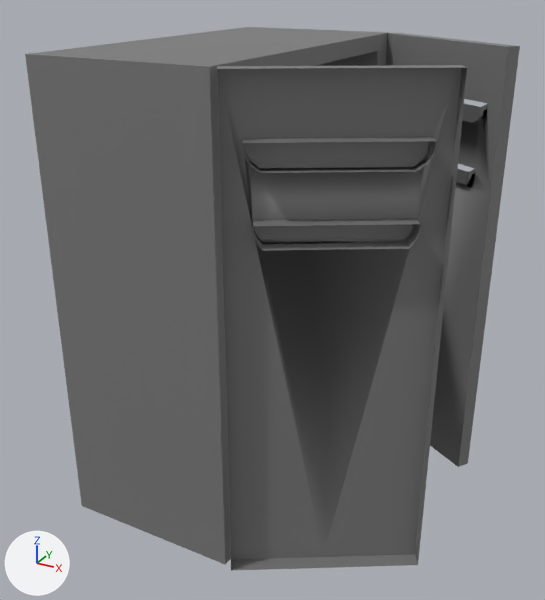
Renders of the FBX model Assets/Resources/furniture/locker/locker.fbx from each side of a commit.
Before and after are seen from a 50 mm camera at (3.65, -5.94, 2.68) aimed at (0.5, -0.21, -0.18). The axes (+X, +Y, +Z) are drawn at lower left. The lights are the same throughout. Where no turn or scale is listed for an object, it has been applied to the vertices. Vertices at the same position are counted once.

The scene before the commit, as lines of its bpy script (objects in view):
```python
me_cube_009 = bpy.data.meshes.new('Cube.009')
me_cube_009.from_pydata(...)  # 86 vertices, 56 faces; spans x -0.98..0.49, y -1.66..-0.71, z -2.09..2.09
me_cube_009.materials.append(mat_locker)  # grey #7a7a7a
me_cube_011 = bpy.data.meshes.new('Cube.011')
me_cube_011.from_pydata(...)  # 88 vertices, 58 faces; spans x 0.75..0.96, y 0.0..1.63, z -2.09..2.09
me_cube_011.materials.append(mat_locker)  # grey #7a7a7a
me_cube_023 = bpy.data.meshes.new('Cube.023')
me_cube_023.from_pydata(...)  # 52 vertices, 49 faces; spans x -0.82..0.82, y -1.64..1.64, z -2.09..2.09
me_cube_023.materials.append(mat_locker)  # grey #7a7a7a
ob_locker = bpy.data.objects.new('locker', me_cube_023)
ob_locker.location = (0.0, 0.0, 0.0)
ob_locker_door_left = bpy.data.objects.new('locker-door.left', me_cube_009)
ob_locker_door_left.location = (1.81, -0.02, 0.0)
ob_locker_door_right = bpy.data.objects.new('locker-door.right', me_cube_011)
ob_locker_door_right.location = (1.77, 0.02, 0.0)
ob_locker_door_right.rotation_euler = (0.0, 0.0, 1.015)  # degrees (0, 0, 58)
```
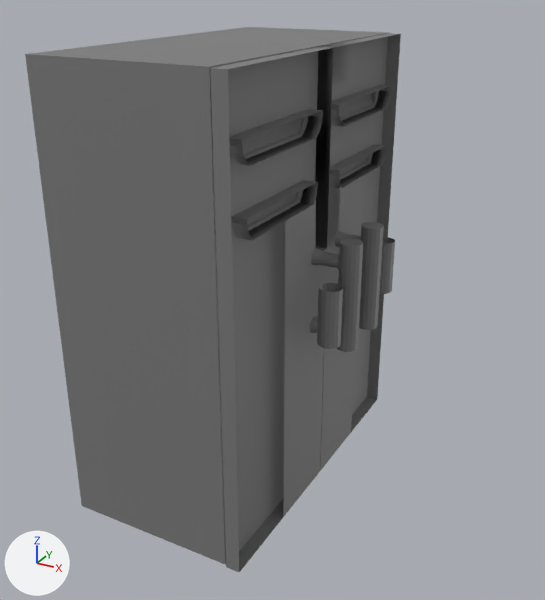
Where the newer file only moved an object's origin or applied its transform, the numbers keep the older frame.

The change, as a diff of the scene's bpy script:
```diff
--- a/Assets/Resources/furniture/locker/locker.fbx.py
+++ b/Assets/Resources/furniture/locker/locker.fbx.py
@@ me_cube_011 @@
 # used by ob_locker_door_right; location = (1.77, 0.02, 0.0); rotation_euler = (0.0, 0.0, 1.015), in degrees (0, 0, 58)
-me_cube_011.from_pydata(...)  # 88 vertices, 58 faces; spans x 0.75..0.96, y 0.0..1.63, z -2.09..2.09
+me_cube_011.from_pydata(...)  # 360 vertices, 310 faces; spans x -3.83..159.52, y -208.78..208.78, z 76.12..140.34
+# me_cube_011 part 1: 88 vertices removed from x 0.75..0.96, y 0.0..1.63, z -2.09..2.09; 360 vertices added at x -3.83..159.52, y -208.78..208.78, z 76.12..140.34
 me_cube_011.materials.append(mat_locker)
@@ me_cube_009_1 @@
+me_cube_009_1.from_pydata(...)  # 32 vertices, 16 faces; spans x 1.205..1.405, y -0.372..-0.172, z -0.241..0.277
+me_cube_009_1.materials.append(mat_locker)  # grey #7a7a7a
@@ me_cube_023_1 @@
+me_cube_023_1.from_pydata(...)  # 32 vertices, 16 faces; spans x 1.202..1.402, y 0.11..0.308, z -0.228..0.29
+me_cube_023_1.materials.append(mat_locker)  # grey #7a7a7a
@@ me_cube_012 @@
+me_cube_012.from_pydata(...)  # 360 vertices, 310 faces; spans x 0.76..1.4, y -1.67..-0.03, z -2.09..2.09
+me_cube_012.materials.append(mat_locker)  # grey #7a7a7a
@@ ob_locker_door_left @@
-ob_locker_door_left = bpy.data.objects.new('locker-door.left', me_cube_009)
-ob_locker_door_left.location = (1.81, -0.02, 0.0)
@@ ob_locker_door_right @@
 ob_locker_door_right = bpy.data.objects.new('locker-door.right', me_cube_011)
-ob_locker_door_right.location = (1.77, 0.02, 0.0)
-ob_locker_door_right.rotation_euler = (0.0, 0.0, 1.015)  # degrees (0, 0, 58)
+ob_locker_door_right.location = (0.0, 0.0, 0.0)
+ob_locker_door_right.rotation_euler = (1.571, 0.0, 1.577)  # degrees (90, 0, 90)
+ob_locker_door_right.scale = (0.0099, 0.01, 0.01)
@@ ob_locker_door_left_001 @@
+ob_locker_door_left_001 = bpy.data.objects.new('locker-door.left.001', me_cube_009_1)
+ob_locker_door_left_001.location = (0.0, -0.4, 0.0)
@@ ob_locker_door_right_grab @@
+ob_locker_door_right_grab = bpy.data.objects.new('locker-door.right.grab', me_cube_023_1)
+ob_locker_door_right_grab.location = (-0.02, 0.4, 0.0)
@@ ob_locker_door_left_grab @@
+ob_locker_door_left_grab = bpy.data.objects.new('locker-door.left.grab', me_cube_012)
+ob_locker_door_left_grab.location = (0.0, 0.0, 0.0)
```

What differs and where, as boxes (x1, y1, x2, y2) in the pictures (545 x 600 px):
'locker-door.left', deleted: before (217, 65, 467, 571)
'locker-door.left.grab', added: after (210, 47, 363, 572)
'locker-door.right', reshaped, moved, turned, rescaled: before (386, 33, 520, 467); after (320, 33, 401, 471)
'locker-door.left.001', added: after (317, 283, 343, 349)
'locker-door.right.grab', added: after (380, 237, 395, 294)
